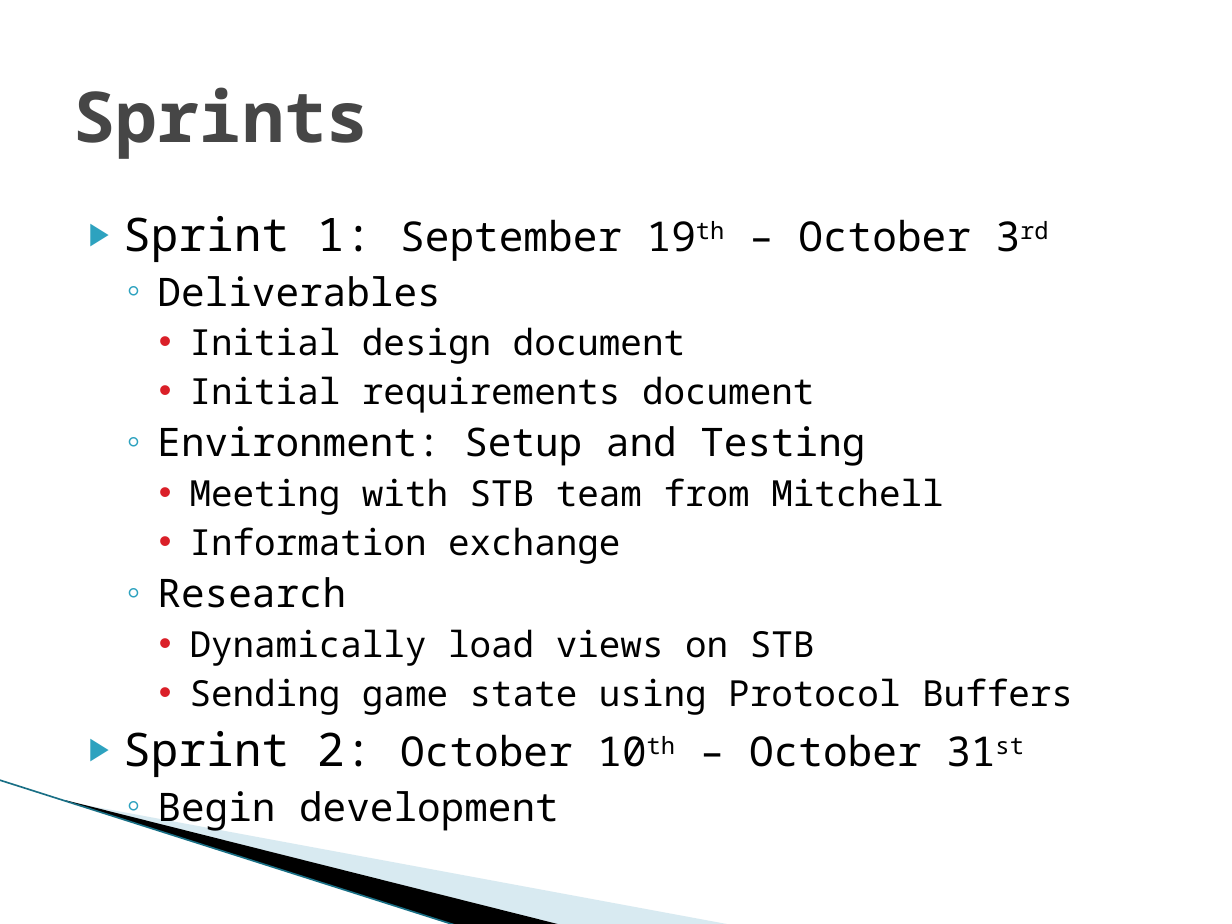
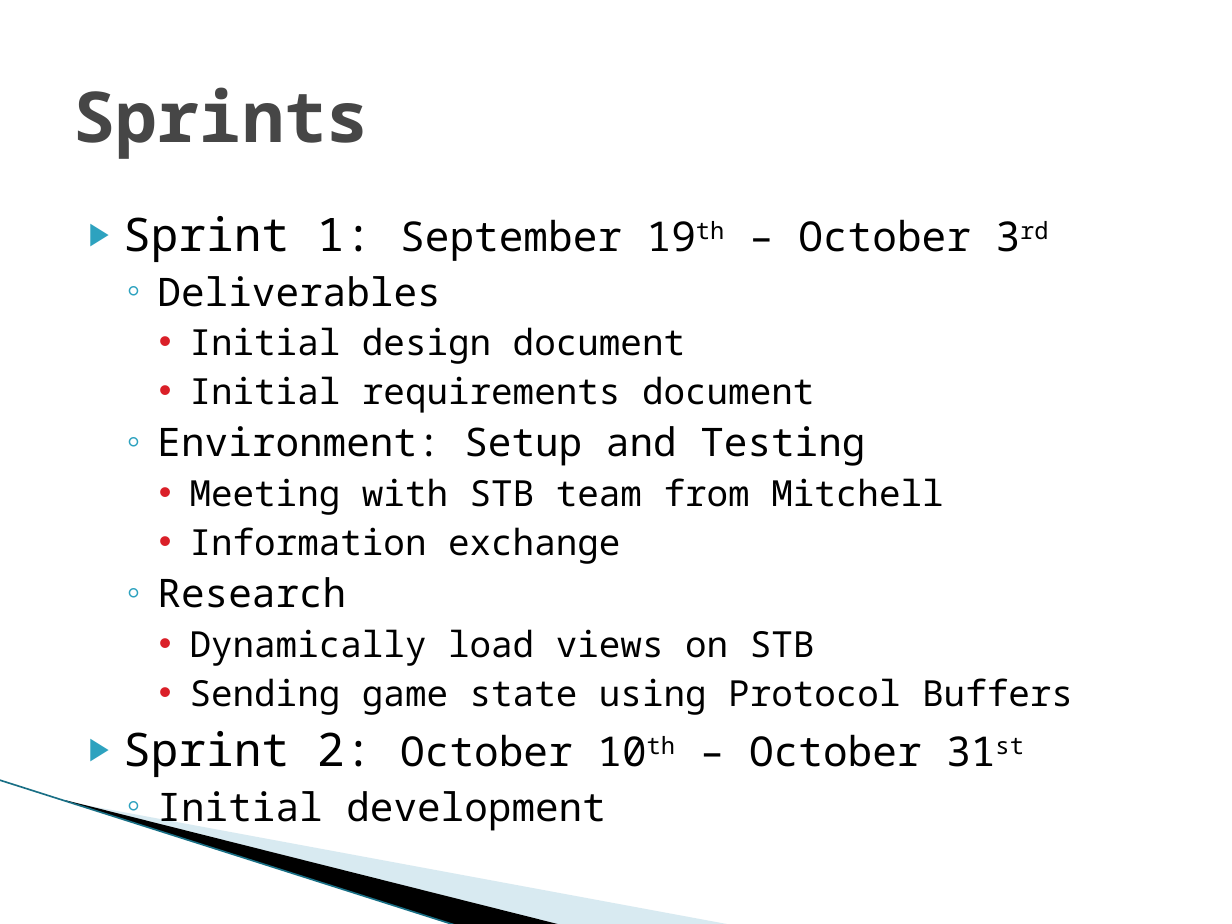
Before and after one commit to SDSMT-CSC/STBMF, a slide deck: slide 15 of Sprint1_Documents/Sprint 1 Review.pptx (slide 14 before the commit). Drawn at 1232x924 pixels with LibreOffice and Linux fonts; fonts in the diff are those of the drawing; background and template pictures are left out. Boxes give left, top, right and bottom in pixels: in the first picture for what was removed or moved away, otherwise in the second. Text is boxed around its words. In the diff, an @@ line names an element or a change of style, - is before the commit and + after.

```diff
--- a/Sprint1_Documents/Sprint 1 Review.pptx
+++ b/Sprint1_Documents/Sprint 1 Review.pptx
@@ text at bbox=[157, 791, 606, 832]: text changed @@
-  ◦ Begin development
+  ◦ Initial development
```
Also in this commit, not shown: 7 other slides changed, 1 slide added.
